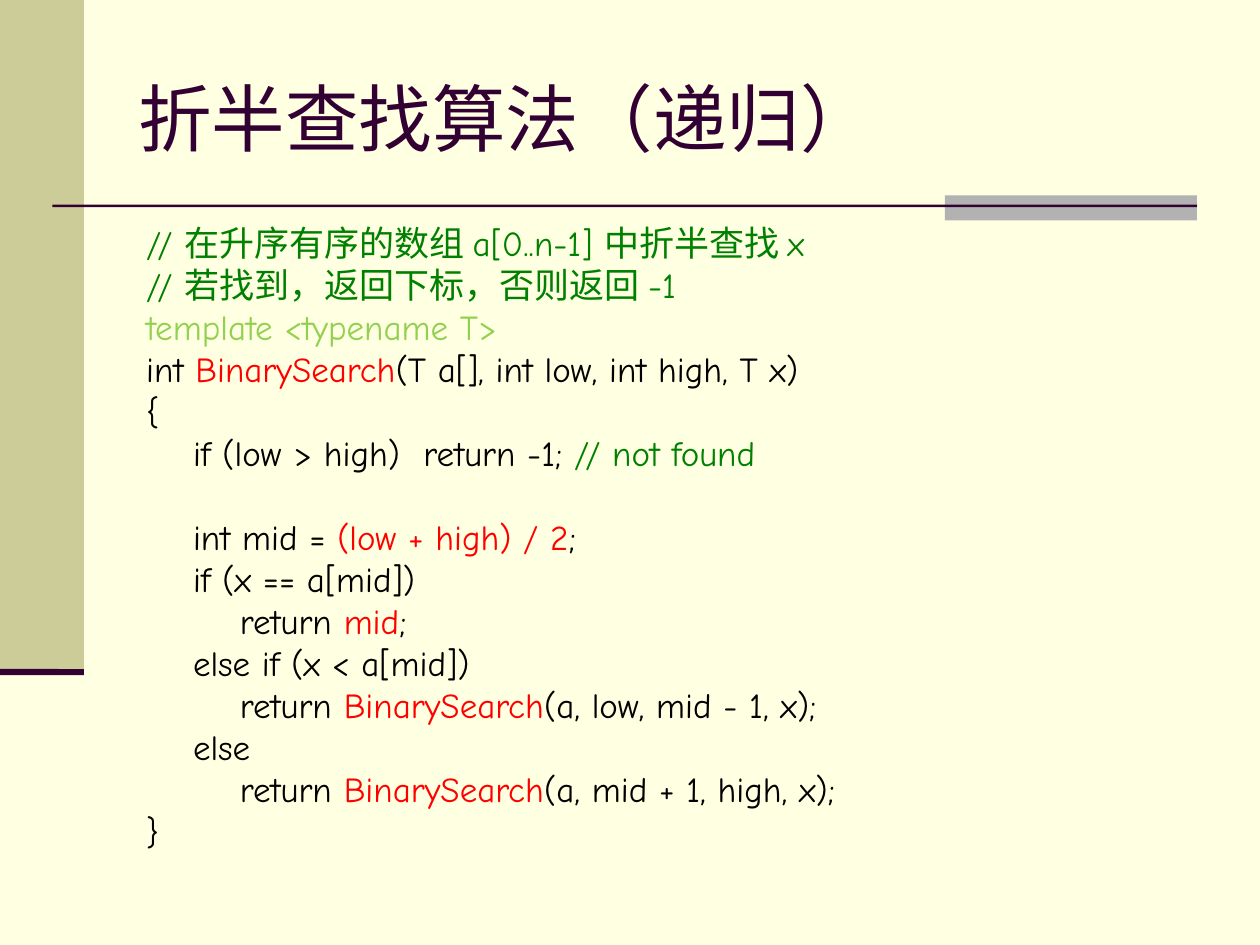
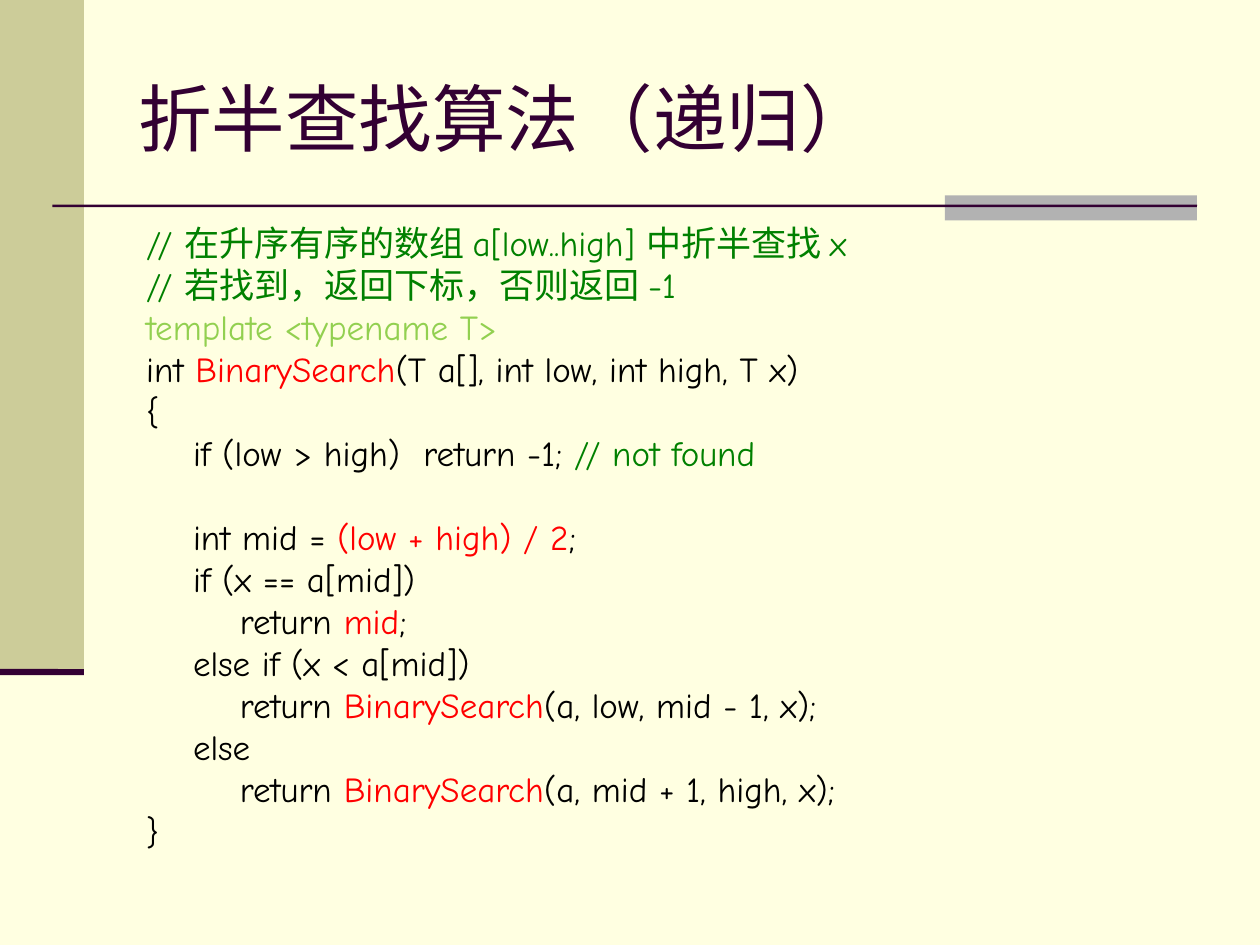
Before and after one commit to zhuangbo/ds-cpp, a slide deck: slide 9 of slides/PPT/ds9.1.ppt. Drawn at 1260x945 pixels with LibreOffice and Linux fonts; fonts in the diff are those of the drawing. Boxes give left, top, right and bottom in pixels: in the first picture for what was removed or moved away, otherwise in the second. Text is boxed around its words. In the diff, an @@ line names an element or a change of style, - is before the commit and + after.

Commit message:
Fix slides of ch09

```diff
--- a/slides/PPT/ds9.1.ppt
+++ b/slides/PPT/ds9.1.ppt
@@ text at <box>184,226,847,263</box>: text changed @@
-// 在升序有序的数组 a[0..n-1] 中折半查找 x
+// 在升序有序的数组 a[low..high] 中折半查找 x
```
Also in this commit, not shown: 3 other slides changed, 1 other file.
